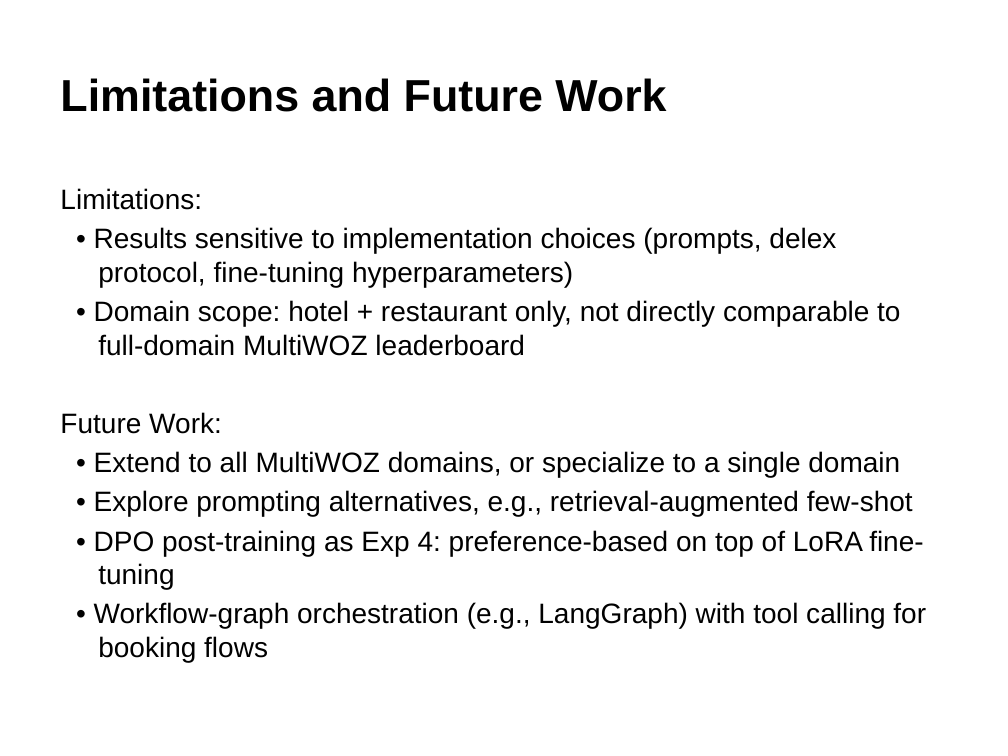
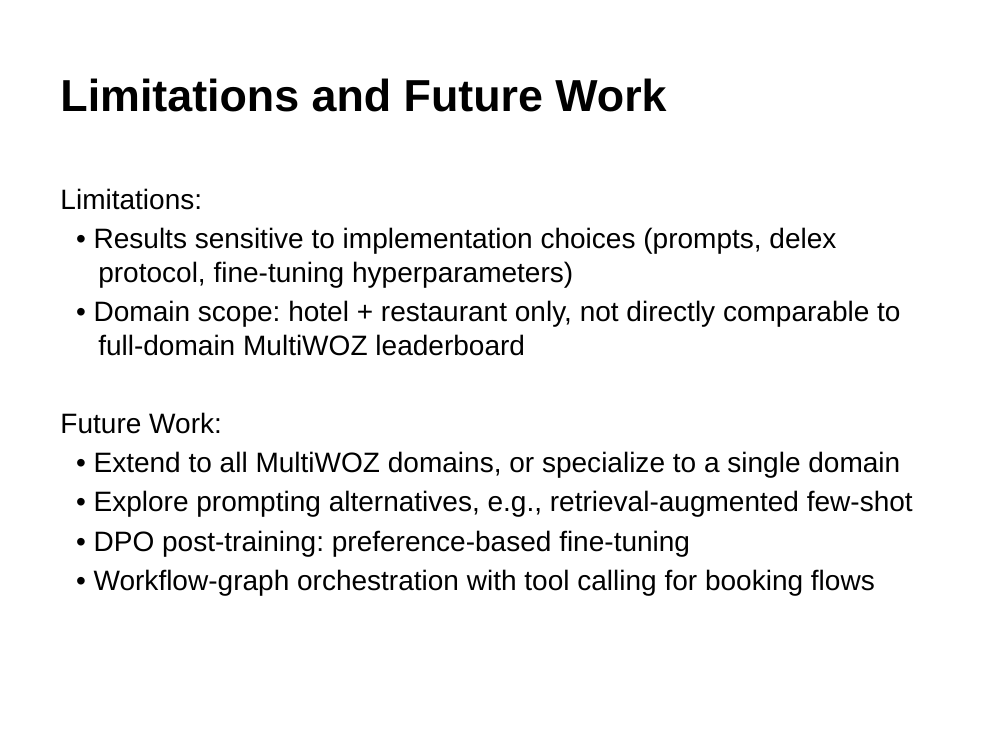
Before and after one commit to GiX007/mlp4cs, a slide deck: slide 17 of docs/presentation.pptx. Drawn at 1008x756 pixels with LibreOffice and Linux fonts; fonts in the diff are those of the drawing. Boxes give left, top, right and bottom in pixels: in the first picture for what was removed or moved away, otherwise in the second. Text is boxed around its words. In the diff, an @@ line names an element or a change of style, - is before the commit and + after.

Commit message:
Update presentation

```diff
--- a/docs/presentation.pptx
+++ b/docs/presentation.pptx
@@ text at [94,530,875,595]: text changed @@
-• DPO post-training as Exp 4: preference-based on top of LoRA fine-tuning
-• Workflow-graph orchestration (e.g., LangGraph) with tool calling for booking flows
+• DPO post-training: preference-based fine-tuning
+• Workflow-graph orchestration with tool calling for booking flows
```
